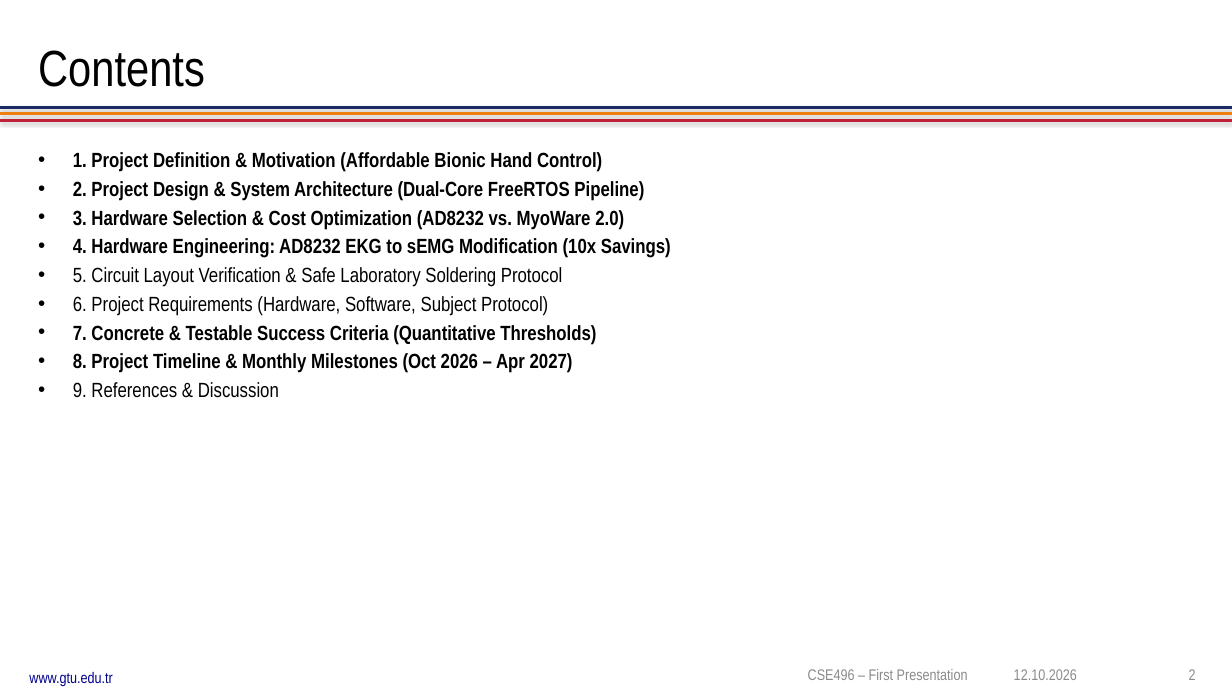
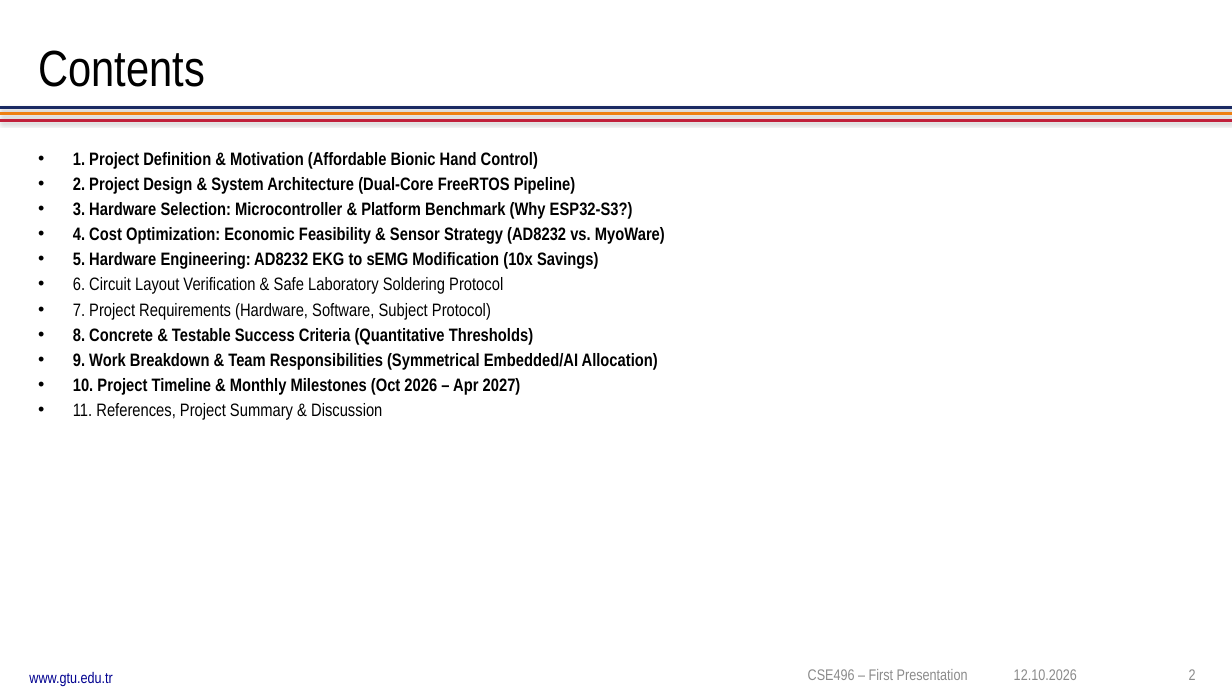
Before and after one commit to nziyak/nuada-bionic-hand-tinyml, a slide deck: slide 2 of docs/presentations/Nuada_Bionic_Hand_Project_Proposal_Presentation.pptx. Drawn at 1232x693 pixels with LibreOffice and Linux fonts; fonts in the diff are those of the drawing; background and template pictures are left out. Boxes give left, top, right and bottom in pixels: in the first picture for what was removed or moved away, otherwise in the second. Text is boxed around its words. In the diff, an @@ line names an element or a change of style, - is before the commit and + after.

```diff
--- a/docs/presentations/Nuada_Bionic_Hand_Project_Proposal_Presentation.pptx
+++ b/docs/presentations/Nuada_Bionic_Hand_Project_Proposal_Presentation.pptx
@@ text at bbox=[73, 152, 575, 194]: size 16 to 14 pt in "1. Project Definition & Motivation (Affordable Bionic ...", "2. Project Design & System Architecture (Dual-Core ..." @@
@@ text at bbox=[73, 202, 665, 420]: text changed; size 16 to 14 pt @@
-• 3. Hardware Selection & Cost Optimization (AD8232 vs. MyoWare 2.0)
-• 4. Hardware Engineering: AD8232 EKG to sEMG Modification (10x Savings)
-• 5. Circuit Layout Verification & Safe Laboratory Soldering Protocol
-• 6. Project Requirements (Hardware, Software, Subject Protocol)
-• 7. Concrete & Testable Success Criteria (Quantitative Thresholds)
-• 8. Project Timeline & Monthly Milestones (Oct 2026 – Apr 2027)
-• 9. References & Discussion
+• 3. Hardware Selection: Microcontroller & Platform Benchmark (Why ESP32-S3?)
+• 4. Cost Optimization: Economic Feasibility & Sensor Strategy (AD8232 vs. MyoWare)
+• 5. Hardware Engineering: AD8232 EKG to sEMG Modification (10x Savings)
+• 6. Circuit Layout Verification & Safe Laboratory Soldering Protocol
+• 7. Project Requirements (Hardware, Software, Subject Protocol)
+• 8. Concrete & Testable Success Criteria (Quantitative Thresholds)
+• 9. Work Breakdown & Team Responsibilities (Symmetrical Embedded/AI Allocation)
+• 10. Project Timeline & Monthly Milestones (Oct 2026 – Apr 2027)
+• 11. References, Project Summary & Discussion
```
Also in this commit, not shown: 11 other slides changed, 2 slides added, 2 other files.
